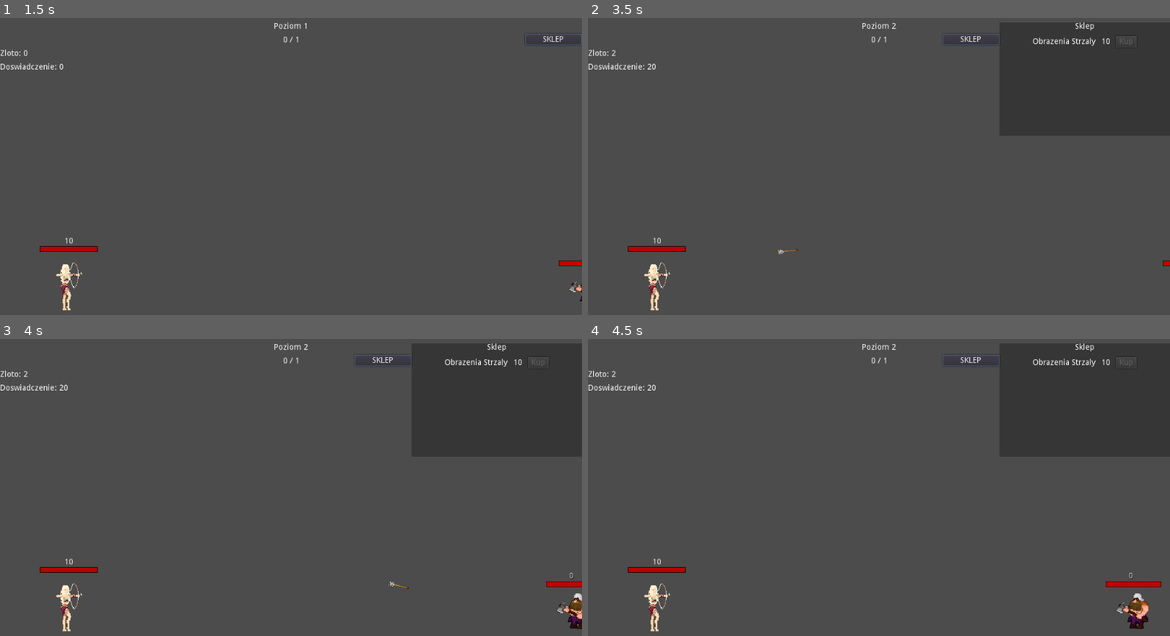
Above: before the commit, frames 1-4 (two rows, left to right).
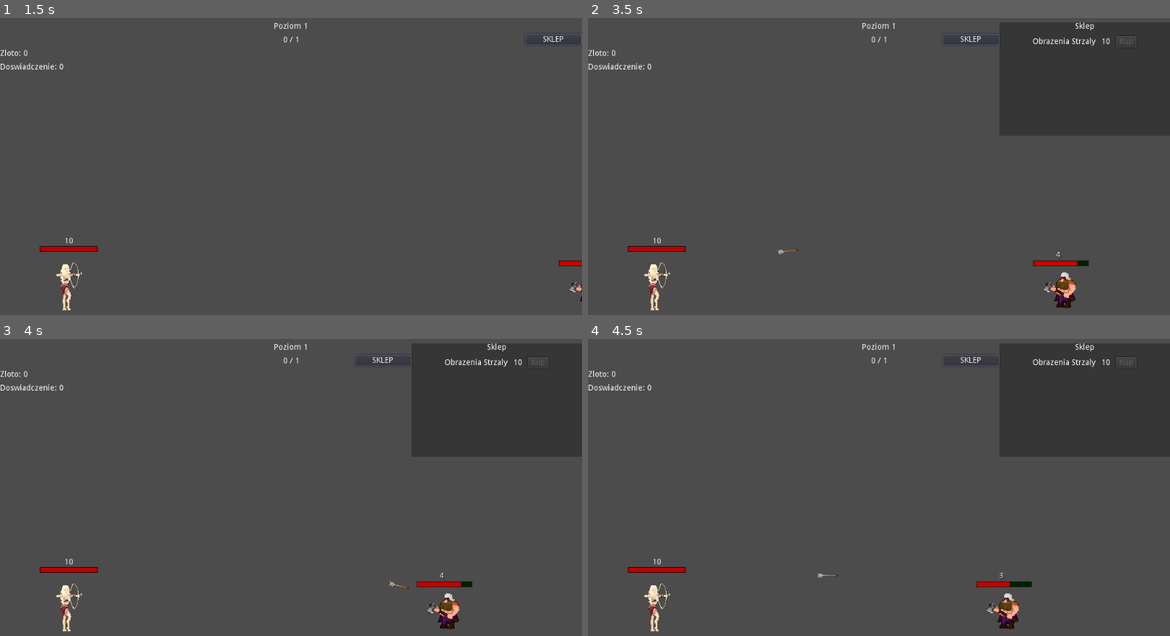
Above: after the commit, the same moments.

Repository: Flying-Octopus-Team/Asterielle
Game: Godot game, scene res://Scenes/World.tscn
The game is run twice, just before and just after one commit, with the same random seed, the same clock (stepped at 60 frames per second) and the same inputs.
Inputs (mouse positions are in pixels of both pictures, inside the frame that each line leads up to):
- Up to frame 1 (1.5 s): click "SKLEP" at 0.5 s; click "SKLEP" at 1.25 s
- Up to frame 2 (3.5 s): click "SKLEP" at 2 s; move the mouse to (1007, 151) at 2.77 s; click (1007, 151) at 2.85 s
- Up to frame 3 (4 s): move the mouse to (174, 508) at 3.52 s; click (174, 508) at 3.6 s
- Up to frame 4 (4.5 s): move the mouse to (937, 416) at 4.27 s; click (937, 416) at 4.35 s

Frame 1 is identical in both runs. In frame 2, 0.6% of the frame differs, in the area x 4-100%, y 1-98%; in frame 3, 1.0%; in frame 4, 1.2%, in the area x 4-99%, y 1-98%.

Commit message:
Fix bug with displaying new gold and xp value after game over

Diff:
--- a/Scenes/DwarvesSpawner.tscn
+++ b/Scenes/DwarvesSpawner.tscn
@@ -4,7 +4,7 @@
 
 [node name="DwarvesSpawner" type="Node2D"]
 script = ExtResource( 1 )
-dwarf_max_hp = 0.0
+dwarf_max_hp = 5.0
 
 [node name="FirstDwarfTimer" type="Timer" parent="."]
 one_shot = true
--- a/Scripts/GameData.gd
+++ b/Scripts/GameData.gd
@@ -43,6 +43,8 @@
 func on_game_over():
 	gold *= 0.2
 	xp *= .7
+	update_gold_label()
+	update_xp_label()
 	emit_signal("gold_changed")
 
 func update_gold_label():
